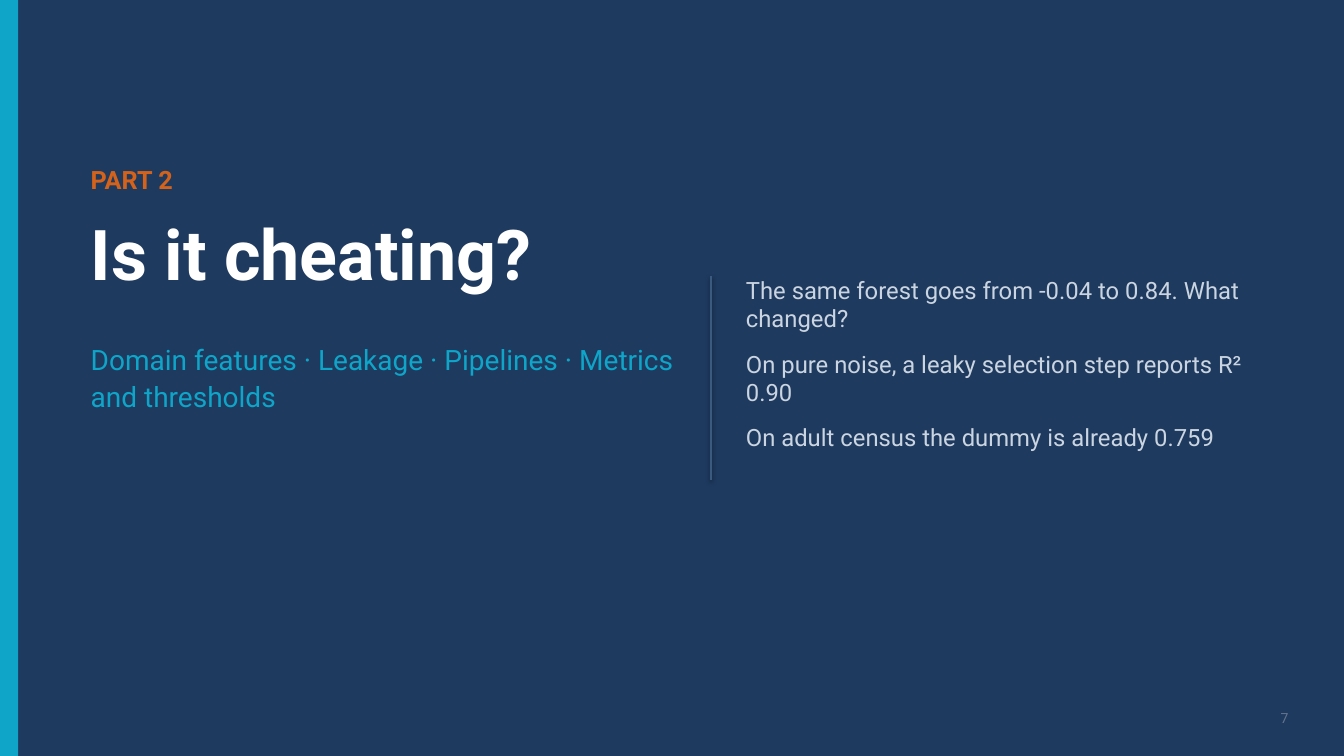
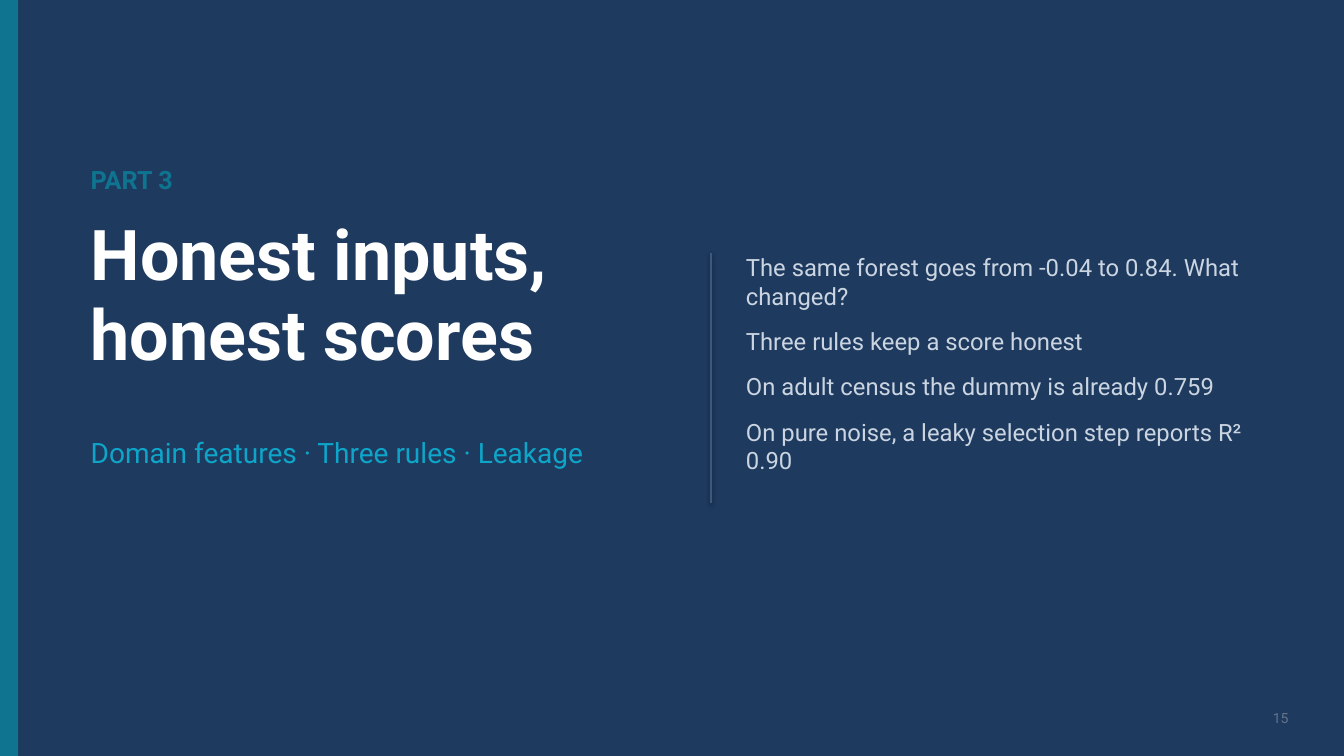
Before and after one commit to ramseywise/learn-ai-engineering, a slide deck: slide 15 of data-science/01-classical-ml/slides/classical-ml.pptx (slide 7 before the commit). Drawn at 1344x756 pixels with LibreOffice and Linux fonts; fonts in the diff are those of the drawing. Boxes give left, top, right and bottom in pixels: in the first picture for what was removed or moved away, otherwise in the second. Text is boxed around its words. In the diff, an @@ line names an element or a change of style, - is before the commit and + after.

```diff
--- a/data-science/01-classical-ml/slides/classical-ml.pptx
+++ b/data-science/01-classical-ml/slides/classical-ml.pptx
@@ rectangle at bbox=[0, 0, 18, 756]: fill #0EA5C9 to #0F7490 @@
@@ text removed at bbox=[91, 171, 172, 189] @@
-PART 2
@@ text removed at bbox=[91, 227, 531, 295] @@
-Is it cheating?
@@ text added at bbox=[91, 228, 547, 361], 50 pt, text #FFFFFF, bold @@
+Honest inputs, honest scores
@@ line moved from (711, 275) - (711, 481) to (711, 253) - (711, 503) @@
@@ text "The same forest goes from ...": place and size @@
-text "The same forest goes from ..." at bbox=[746, 281, 1241, 451]
+text "The same forest goes from ..." at bbox=[746, 258, 1239, 400]
@@ text at bbox=[746, 332, 1214, 400]: paragraphs added @@
+Three rules keep a score honest
+On adult census the dummy is already 0.759
@@ text at bbox=[91, 442, 583, 469]: text changed @@
-Domain features · Leakage · Pipelines · Metrics and thresholds
+Domain features · Three rules · Leakage
@@ text at bbox=[746, 428, 1214, 451]: paragraph removed @@
-On adult census the dummy is already 0.759
@@ text at bbox=[1273, 713, 1289, 723]: text changed @@
-7
+15
```
Also in this commit, not shown: 51 other slides changed, 9 slides added, 3 slides removed, 38 other files.
